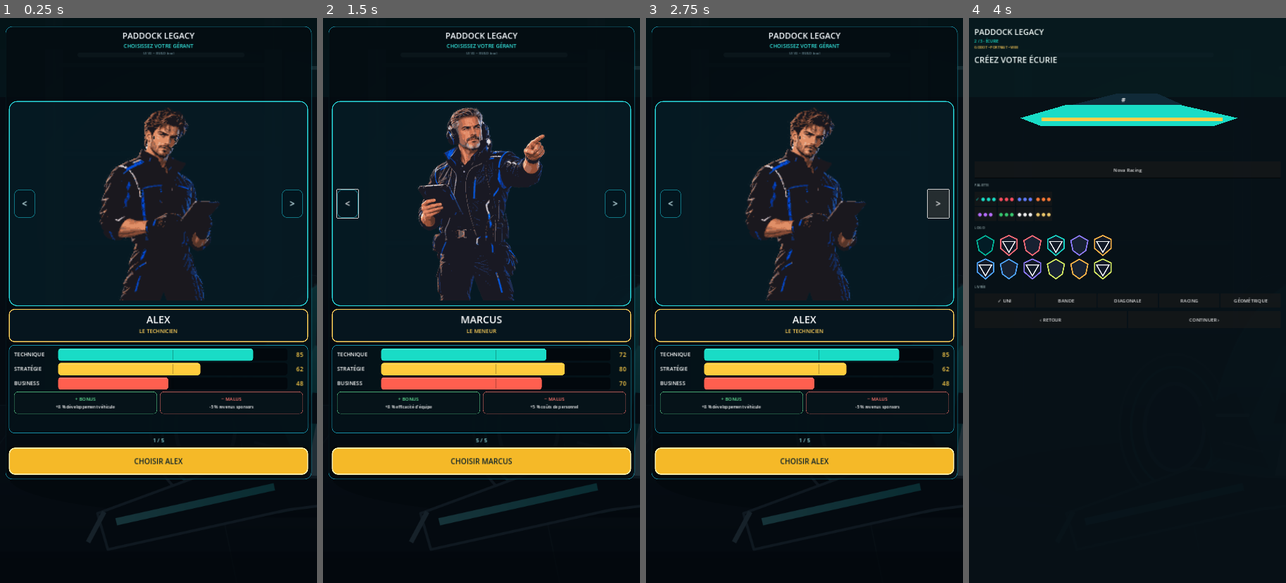
Above: before the commit, frames 1-4 (left to right).
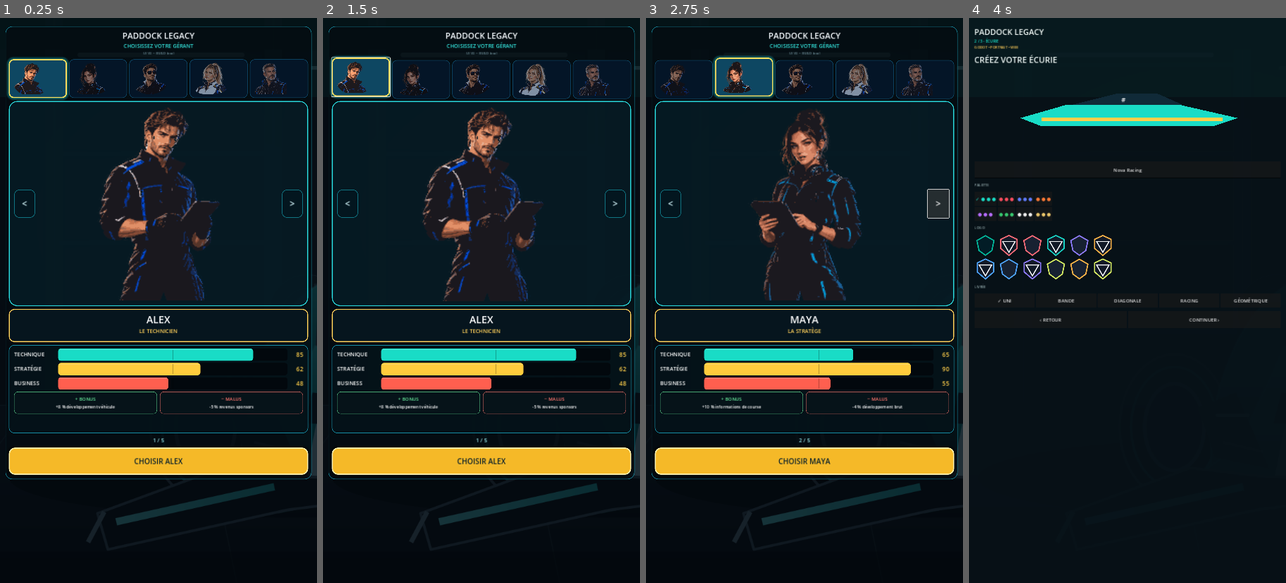
Above: after the commit, the same moments.

Repository: guiluteguilute-bit/paddock-legacy
Game: Godot game, scene res://game/ui/main.tscn
Two runs of this game, one before a commit and one after it. Both use one fixed random seed, a clock stepped at 60 frames per second and the inputs below.
Inputs (mouse positions are in pixels of both pictures, inside the frame that each line leads up to):
- Up to frame 1 (0.25 s): no input
- Up to frame 2 (1.5 s): click "<" at 0.5 s; click (361, 80) at 1.27 s
- Up to frame 3 (2.75 s): click ">" at 2 s
- Up to frame 4 (4 s): click (1067, 74) at 2.77 s; click "CHOISIR ALEX" (after the commit: "CHOISIR MAYA") at 3.5 s

The runs differ from the first frame. In frame 1, 2.4% of the frame differs, in the area x 2-98%, y 6-15%; in frame 2, 7.8%, in the area x 2-98%, y 6-79%; in frame 3, 6.8%; in frame 4, nothing differs.
Error before the commit: Invalid assignment of property or key 'icon_max_width' with value of type 'int' on a base object of type 'Button'. (res://game/ui/screens/manager_selection.gd:…

Commit message:
fix: remove unsupported Godot 4.3 button property

Diff:
--- a/game/ui/main.gd
+++ b/game/ui/main.gd
@@ -60,7 +60,7 @@
 	for item in [["ACCUEIL", "accueil", show_dashboard], ["CARRIÈRE", "classements", show_career], ["COURSE", "courses", show_race_prep], ["ÉCURIE", "equipe", show_team], ["PLUS", "parametres", show_more]]:
 		var b = button(item[0], item[2], true); b.size_flags_horizontal = Control.SIZE_EXPAND_FILL; b.custom_minimum_size = Vector2(0, 64)
 		var icon: Texture2D = UI_ICON_ATLAS.get_icon(item[1])
-		if icon != null: b.icon = icon; b.icon_max_width = 42; b.expand_icon = true
+		if icon != null: b.icon = icon; b.expand_icon = true
 		nav.add_child(b)
 	_apply_safe_area()
 
--- a/game/ui/screens/manager_selection.gd
+++ b/game/ui/screens/manager_selection.gd
@@ -83,7 +83,6 @@
 		button.custom_minimum_size = Vector2(0, 122)
 		button.size_flags_horizontal = Control.SIZE_EXPAND_FILL
 		button.expand_icon = true
-		button.icon_max_width = 105
 		button.icon = load(str(managers[manager_id].get("avatar", ""))) as Texture2D
 		button.tooltip_text = str(managers[manager_id].get("first_name", manager_id))
 		button.pressed.connect(select_manager.bind(manager_id))
Not shown, changed: tests/validate_gdscript_safety.py
